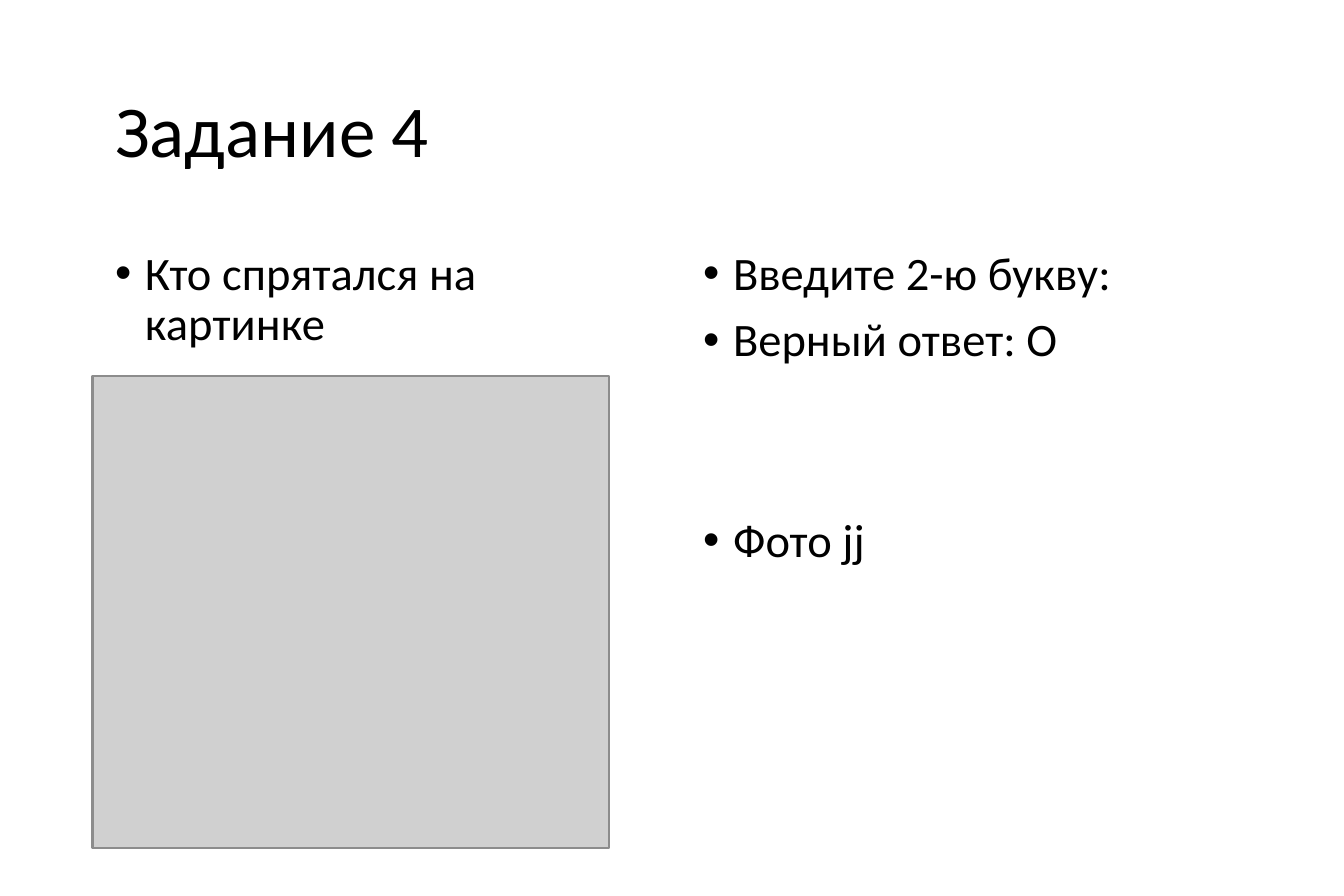
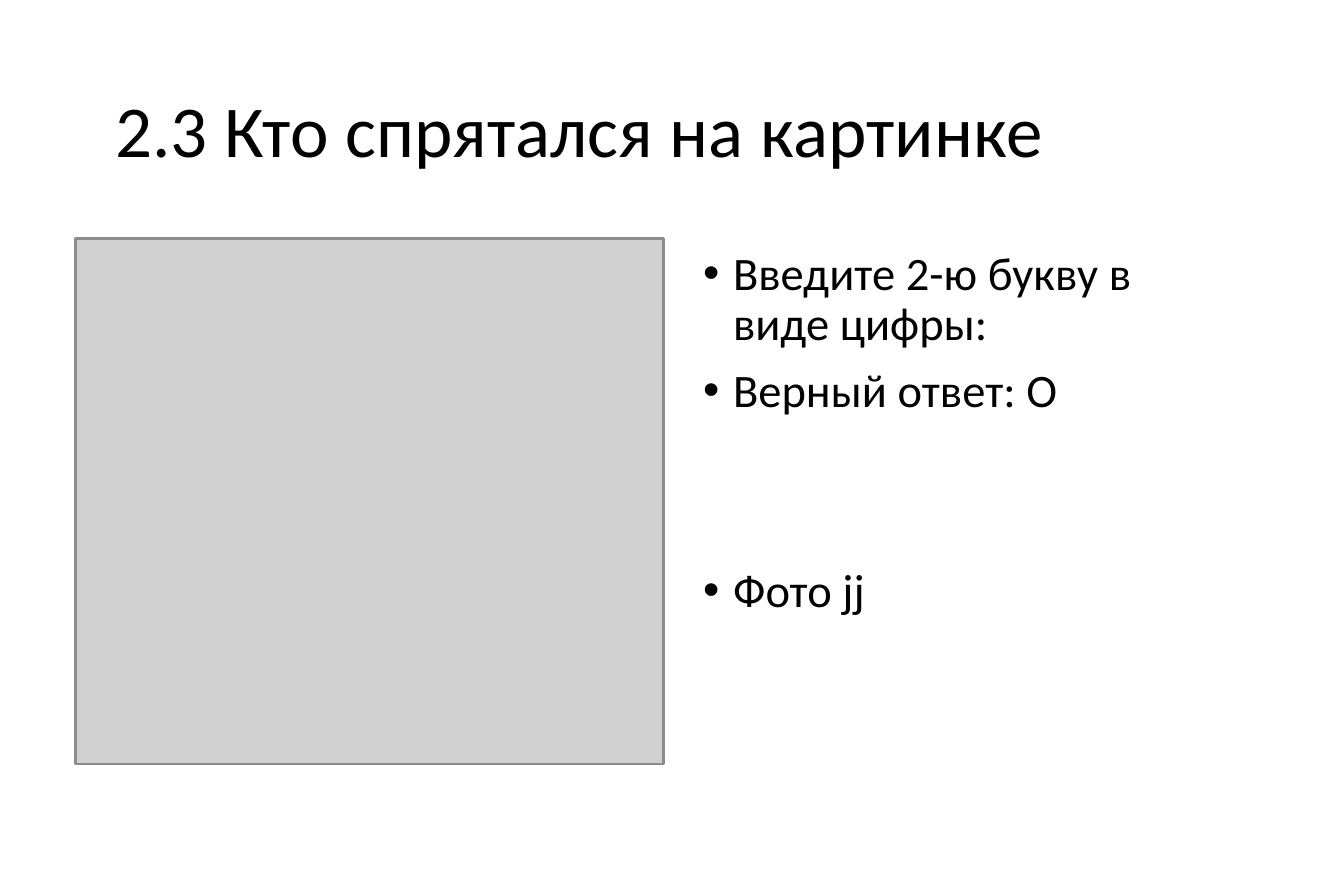
Before and after one commit to vvaassiihhaa/masha, a slide deck: slide 6 of КВЕСТ/Kvest 2706.pptx (slide 18 before the commit). Drawn at 1344x896 pixels with LibreOffice and Linux fonts; fonts in the diff are those of the drawing; grey boxes stand for pictures. Boxes give left, top, right and bottom in pixels: in the first picture for what was removed or moved away, otherwise in the second. Text is boxed around its words. In the diff, an @@ line names an element or a change of style, - is before the commit and + after.

```diff
--- a/КВЕСТ/Kvest 2706.pptx
+++ b/КВЕСТ/Kvest 2706.pptx
@@ title at bbox=[115, 109, 1042, 169]: text changed @@
-Задание 4
+2.3 Кто спрятался на картинке
@@ picture: place and size @@
-picture at bbox=[93, 375, 609, 846]
+picture at bbox=[75, 239, 662, 764]
@@ text removed at bbox=[145, 260, 476, 348] @@
-• Кто спрятался на картинке
@@ text at bbox=[733, 258, 1131, 348]: text changed @@
-• Введите 2-ю букву:
+• Введите 2-ю букву в виде цифры:
```
Also in this commit, not shown: 14 other slides changed, 1 slide added, 4 slides removed, 1 other file.
